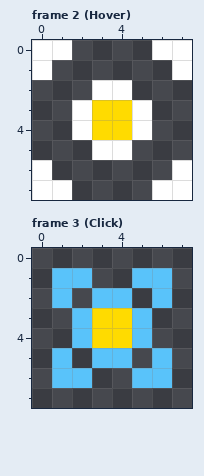
Pixel-art file: bnp/resources/sprites/galaxy_map/galaxy_map_dot/galaxy_map_dot.aseprite. The picture above is the old version.
8x8 pixels, 3 frames. Shown: frame 2 (Hover), frame 3 (Click). The commit also changed other frames, which this record leaves out.
Once edited:
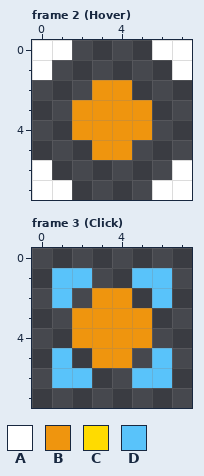
Palette (. is transparent): A #ffffff  B #ef950e  C #ffdb00  D #59c3fa
From the commit log: Add CapitalShip component and system/celestial presence to map dots
Diff:
Changed rows in their new state; - is an unchanged pixel.
Frame 2 (Hover), layer "Present":
first column x 2:
2 -BB-
3 BBBB
4 BBBB
5 -BB-
Frame 3 (Click), layer "Present": the same change as frame 2 (Hover)
Changed places in both pictures, as pixel boxes (x1, y1, x2, y2):
changed: (72, 80, 152, 160)
changed: (72, 288, 152, 368)
